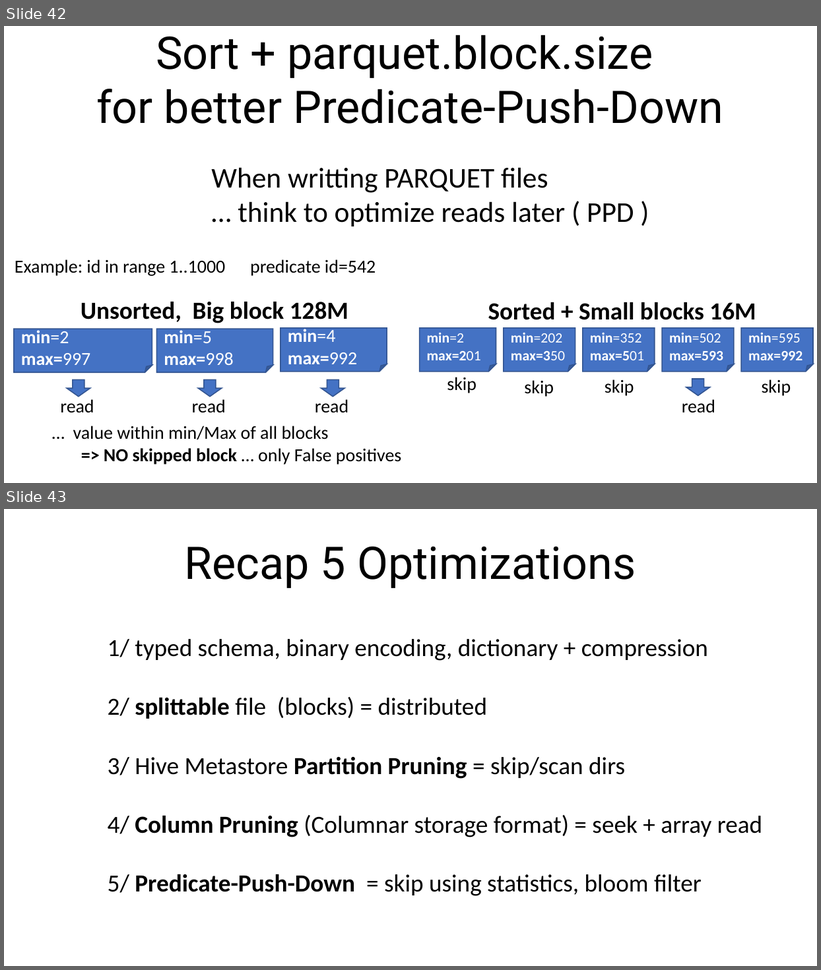
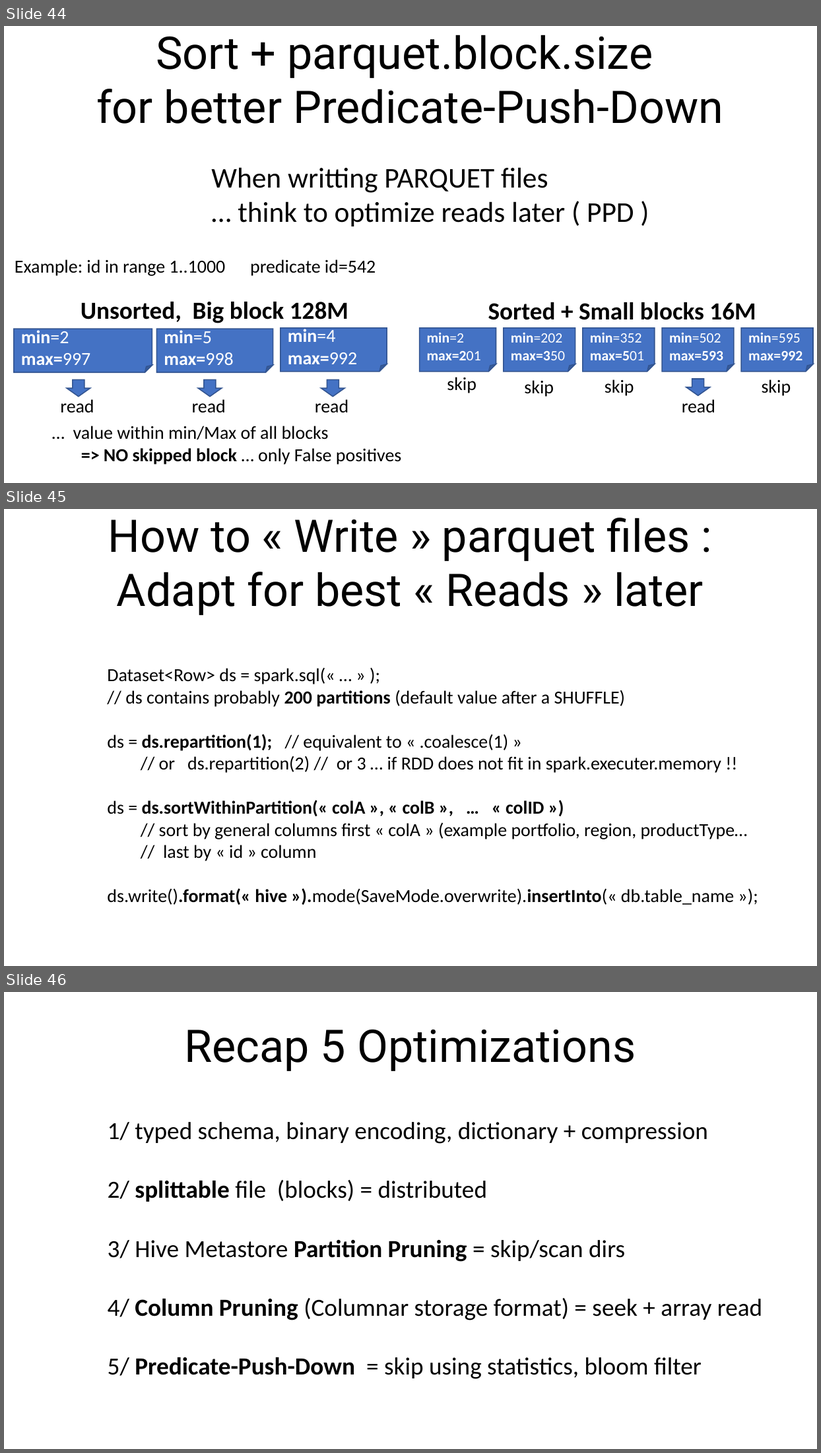
Before and after one commit to Arnaud-Nauwynck/presentations, a slide deck: pres-bigdata/BigData-4-hadoop-metastore-parquet-io.pptx. Shown one above the other, each under a label of ours: slides 42 and 43 before the commit, slides 44, 45 and 46 after it. The pictures are 821x970 and 821x1453 pixels, drawn with LibreOffice and Linux fonts; fonts in the diff are those of the drawing. Boxes give left, top, right and bottom in pixels: in the first picture for what was removed or moved away, otherwise in the second. Text is boxed around its words. In the diff, an @@ line names an element or a change of style, - is before the commit and + after.

```diff
--- a/pres-bigdata/BigData-4-hadoop-metastore-parquet-io.pptx
+++ b/pres-bigdata/BigData-4-hadoop-metastore-parquet-io.pptx
@@ slide 45 added at [4,509,817,966], background #FFFFFF @@
@@ text added at [108,518,703,615], 44 pt, text #000000 @@
+How to « Write » parquet files :
+Adapt for best « Reads » later
@@ text added at [107,667,748,905], 18 pt, text #000000 @@
+Dataset<Row> ds = spark.sql(« … » );
+// ds contains probably 200 partitions (default value after a SHUFFLE)
+ds = ds.repartition(1); // equivalent to « .coalesce(1) »
+// or ds.repartition(2) // or 3 … if RDD does not fit in spark.executer.memory !!
+ds = ds.sortWithinPartition(« colA », « colB », … « colID »)
+// sort by general columns first « colA » (example portfolio, region, productType…
+// last by « id » column
+ds.write().format(« hive »).mode(SaveMode.overwrite).insertInto(« db.table_name »);
@@ what was slide 42 is now slide 44 @@
@@ what was slide 43 is now slide 46 @@
```
Also in this commit, not shown: 2 slides changed, 2 other slides added, 3 other files.
